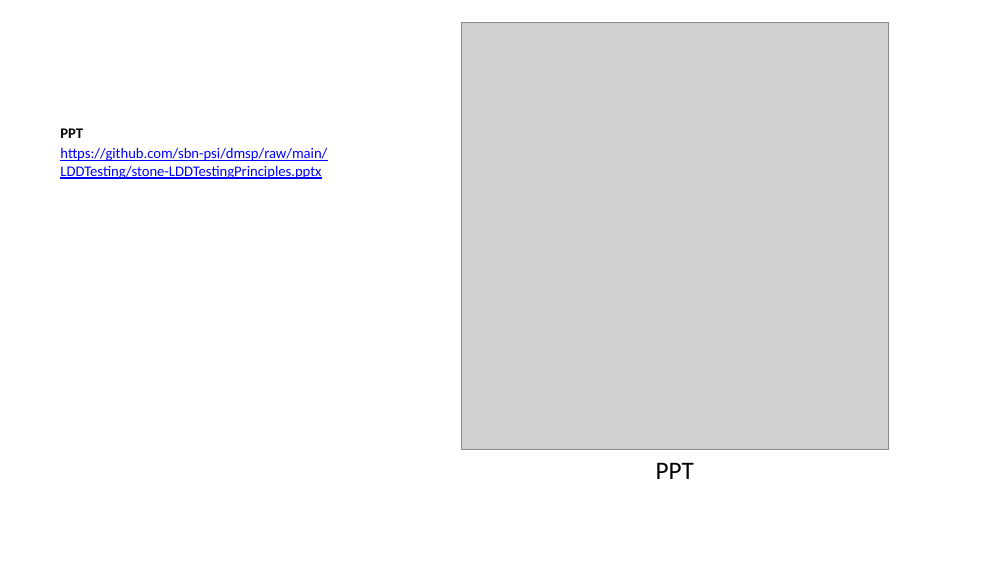
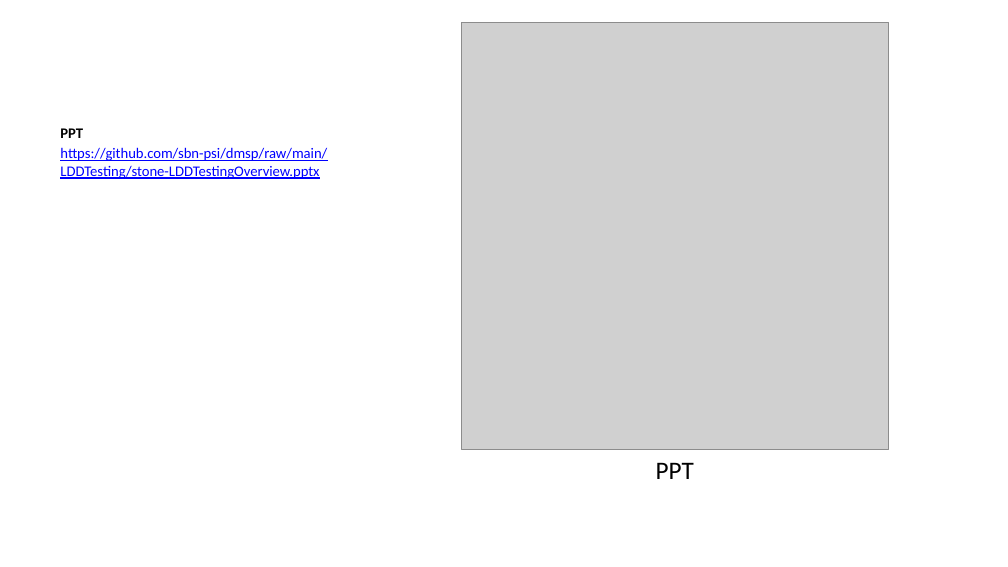
Before and after one commit to sbn-psi/dmsp, a slide deck: slide 30 of LDDTesting/stone-LDDTestingOverview.pptx. Drawn at 1008x567 pixels with LibreOffice and Linux fonts; fonts in the diff are those of the drawing; grey boxes stand for pictures. Boxes give left, top, right and bottom in pixels: in the first picture for what was removed or moved away, otherwise in the second. Text is boxed around its words. In the diff, an @@ line names an element or a change of style, - is before the commit and + after.

Commit message:
Renamed qr code images, so that they are specific to the overview

```diff
--- a/LDDTesting/stone-LDDTestingOverview.pptx
+++ b/LDDTesting/stone-LDDTestingOverview.pptx
@@ text at [60,147,327,179]: text changed @@
-https://github.com/sbn-psi/dmsp/raw/main/LDDTesting/stone-LDDTestingPrinciples.pptx
+https://github.com/sbn-psi/dmsp/raw/main/LDDTesting/stone-LDDTestingOverview.pptx
```
Also in this commit, not shown: 1 other slide changed, 4 other files.
